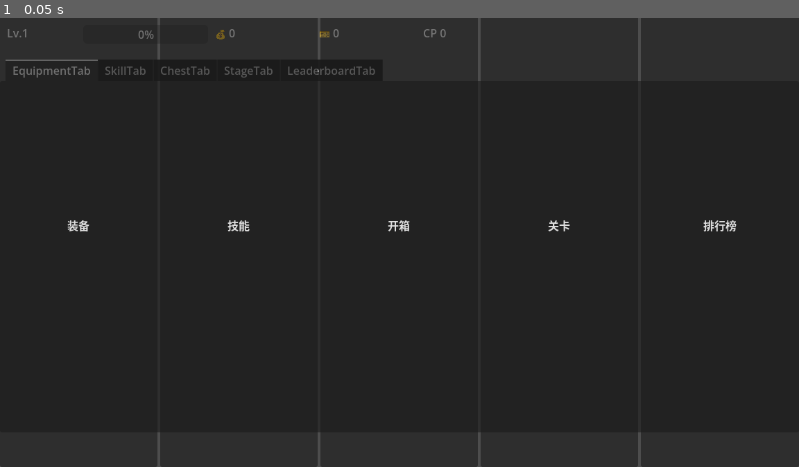
Above: before the commit, frame 1.
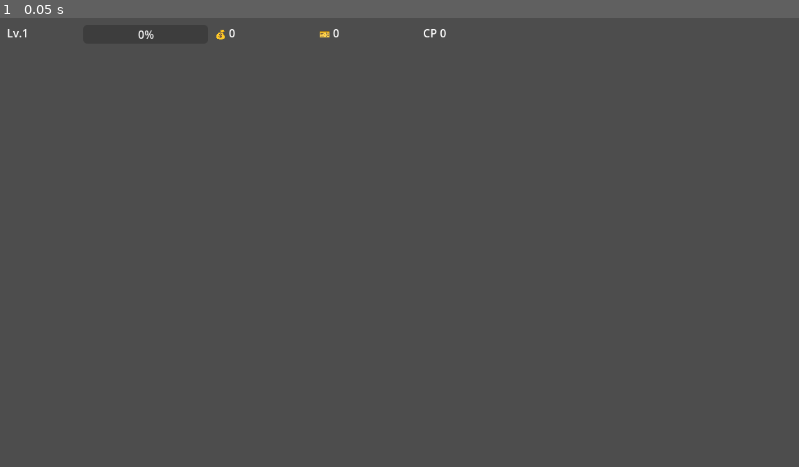
Above: after the commit, the same moment.

Repository: intyouss/adventure-game
Game: Godot game, scene res://scenes/main/main_scene.tscn
Same seed, same stepped clock (60 frames per second), same inputs: the game is played once before the commit and once after it. This scene is started directly instead of the project's main scene.
Inputs:
- Up to frame 1 (0.05 s): no input

The runs differ from the first frame. In frame 1, 99% of the frame differs, in the area x 0-100%, y 0-100%.
Error in both runs: Invalid access to property or key 'login_success' on a base object of type 'Node (event_bus.gd)'. (res://scenes/main/main_ui.gd:13)

Commit message:
refactor: restructure main scene layout to vertical stack

Diff:
--- a/client/scenes/main/main_scene.tscn
+++ b/client/scenes/main/main_scene.tscn
@@ -9,7 +9,9 @@
 
 [node name="HUD" type="Control" parent="."]
 layout_mode = 1
-offset_right = 1152.0
+anchor_left = 0.0
+anchor_top = 0.0
+anchor_right = 1.0
 offset_bottom = 60.0
 
 [node name="LevelLabel" type="Label" parent="HUD"]
@@ -51,58 +53,88 @@
 offset_bottom = 36.0
 text = "CP 0"
 
-[node name="TabContainer" type="TabContainer" parent="."]
+[node name="BattleArea" type="Control" parent="."]
 layout_mode = 1
-anchors_preset = -1
+anchor_left = 0.0
+anchor_top = 0.0
 anchor_right = 1.0
-anchor_bottom = 1.0
 offset_top = 60.0
-offset_bottom = -50.0
+offset_bottom = 280.0
 
-[node name="EquipmentTab" type="Control" parent="TabContainer"]
-layout_mode = 2
+[node name="EquipmentArea" type="Control" parent="."]
+layout_mode = 1
+anchor_left = 0.0
+anchor_top = 0.0
+anchor_right = 1.0
+offset_top = 280.0
+offset_bottom = 420.0
 
-[node name="SkillTab" type="Control" parent="TabContainer"]
-layout_mode = 2
+[node name="ChestArea" type="Control" parent="."]
+layout_mode = 1
+anchor_left = 0.0
+anchor_top = 0.0
+anchor_right = 1.0
+offset_top = 420.0
+offset_bottom = 470.0
 
-[node name="ChestTab" type="Control" parent="TabContainer"]
-layout_mode = 2
-
-[node name="StageTab" type="Control" parent="TabContainer"]
-layout_mode = 2
-
-[node name="LeaderboardTab" type="Control" parent="TabContainer"]
-layout_mode = 2
-
-[node name="BottomNav" type="HBoxContainer" parent="."]
+[node name="BottomButtonRow" type="Control" parent="."]
 layout_mode = 1
-anchors_preset = -1
 anchor_left = 0.0
 anchor_right = 1.0
 anchor_bottom = 1.0
-offset_top = -50.0
+offset_top = -44.0
 
-[node name="BtnEquip" type="Button" parent="BottomNav"]
+[node name="BtnEquip" type="Button" parent="BottomButtonRow"]
 layout_mode = 2
 size_flags_horizontal = 3
 text = "装备"
 
-[node name="BtnSkill" type="Button" parent="BottomNav"]
+[node name="BtnSkill" type="Button" parent="BottomButtonRow"]
 layout_mode = 2
 size_flags_horizontal = 3
 text = "技能"
 
-[node name="BtnChest" type="Button" parent="BottomNav"]
+[node name="BtnChest" type="Button" parent="BottomButtonRow"]
 layout_mode = 2
 size_flags_horizontal = 3
 text = "开箱"
 
-[node name="BtnStage" type="Button" parent="BottomNav"]
+[node name="BtnStage" type="Button" parent="BottomButtonRow"]
 layout_mode = 2
 size_flags_horizontal = 3
 text = "关卡"
 
-[node name="BtnLeaderboard" type="Button" parent="BottomNav"]
+[node name="BtnLeaderboard" type="Button" parent="BottomButtonRow"]
 layout_mode = 2
 size_flags_horizontal = 3
 text = "排行榜"
+
+[node name="SkillInventoryPanel" type="Control" parent="."]
+layout_mode = 1
+anchor_left = 0.0
+anchor_top = 0.0
+anchor_right = 1.0
+anchor_bottom = 1.0
+offset_top = 60.0
+visible = false
+
+[node name="ShopPanel" type="Control" parent="."]
+layout_mode = 1
+anchor_left = 0.0
+anchor_top = 0.0
+anchor_right = 1.0
+anchor_bottom = 1.0
+offset_top = 60.0
+visible = false
+
+[node name="LeaderboardPanel" type="Control" parent="."]
+layout_mode = 1
+anchor_left = 0.0
+anchor_top = 0.0
+anchor_right = 1.0
+anchor_bottom = 1.0
+offset_left = 0.0
+offset_top = 0.0
+offset_right = 0.0
+offset_bottom = 0.0
+visible = true
